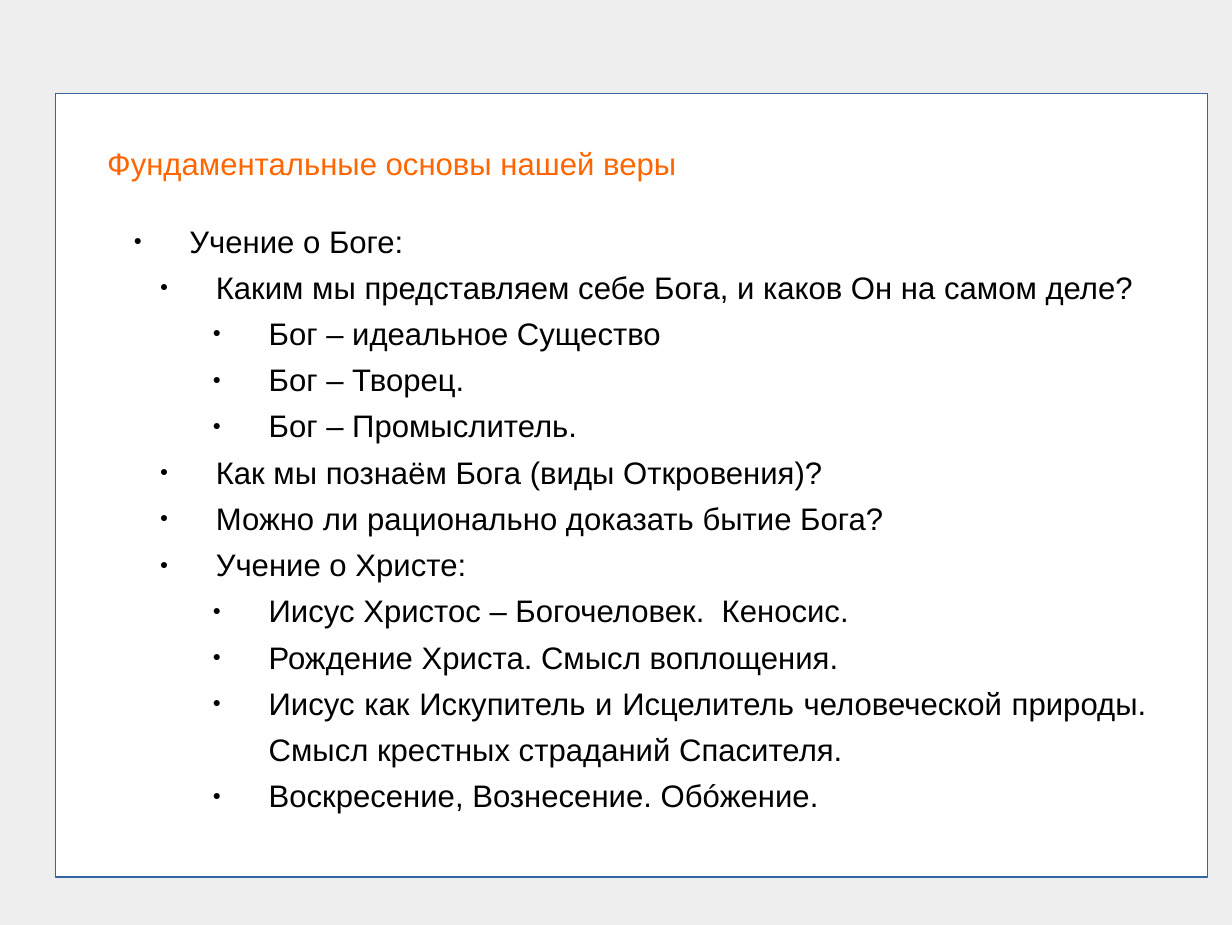
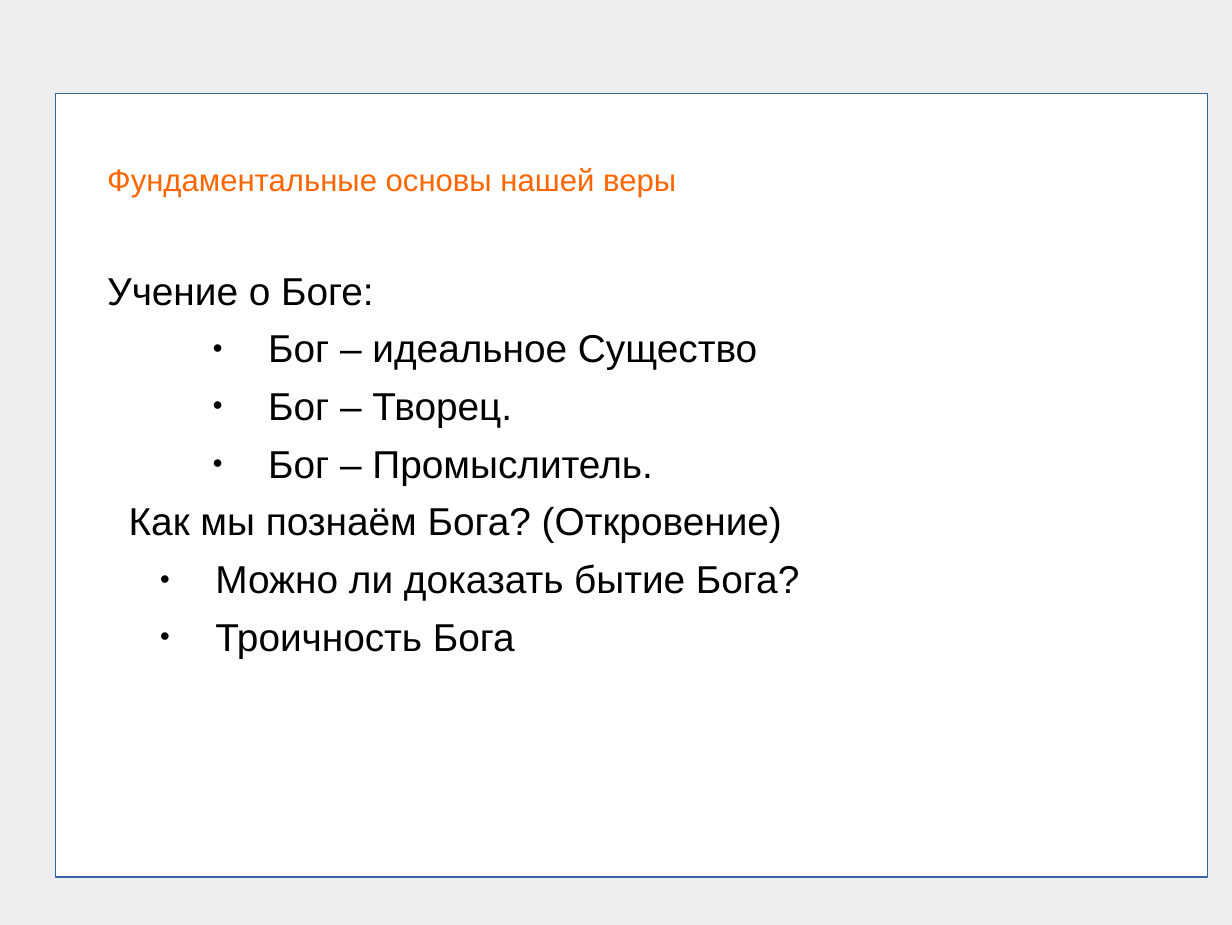
Before and after one commit to frpaul/ob, a slide deck: slide 4 of presentations/01_beginning_the_course_03.ppt. Drawn at 1232x925 pixels with LibreOffice and Linux fonts; fonts in the diff are those of the drawing. Boxes give left, top, right and bottom in pixels: in the first picture for what was removed or moved away, otherwise in the second. Text is boxed around its words. In the diff, an @@ line names an element or a change of style, - is before the commit and + after.

```diff
--- a/presentations/01_beginning_the_course_03.ppt
+++ b/presentations/01_beginning_the_course_03.ppt
@@ text at box(107, 168, 757, 485): size 20 to 25 pt in "Учение о Боге:", "Бог – идеальное Существо", "Бог – Творец.", "Бог – Промыслитель."; indent changed; line spacing 0.83 to 1.24; bullet ● to none; list level 2 to 1 in "Учение о Боге:" @@
@@ text at box(216, 276, 1133, 305): paragraph removed @@
-    ● Каким мы представляем себе Бога, и каков Он на самом деле?
@@ text at box(129, 507, 799, 658): text changed; size 20 to 25 pt @@
-    ● Как мы познаём Бога (виды Откровения)?
-    ● Можно ли рационально доказать бытие Бога?
-    ● Учение о Христе:
-        ● Иисус Христос – Богочеловек. Кеносис.
-        ● Рождение Христа. Смысл воплощения.
-        ● Иисус как Искупитель и Исцелитель человеческой природы. Смысл крестных страданий Спасителя.
-        ● Воскресение, Вознесение. Обóжение.
+Как мы познаём Бога? (Откровение)
+    ● Можно ли доказать бытие Бога?
+    ● Троичность Бога
```
Also in this commit, not shown: 7 other slides changed, 1 slide added, 2 slides removed, 17 other files.
